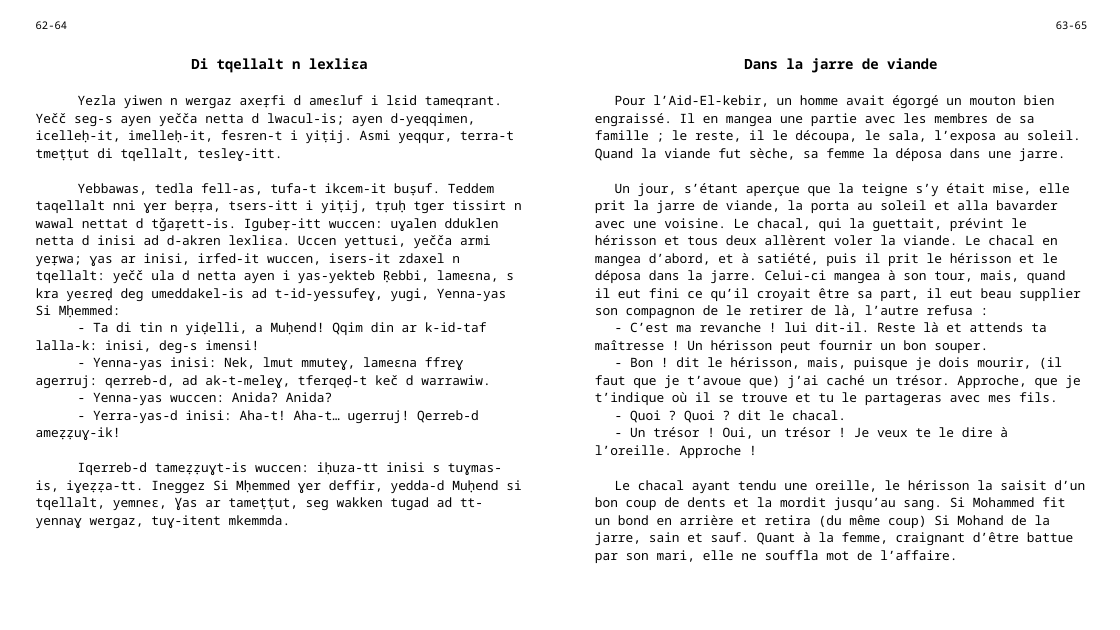
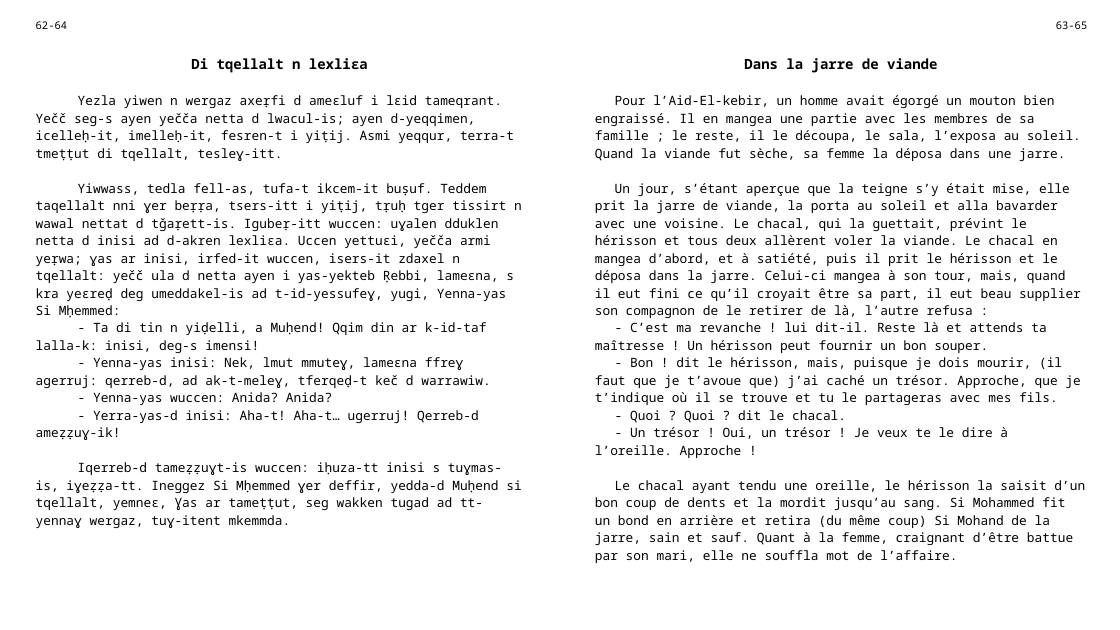
Before and after one commit to sferhah/tamacahut_n_wuccen, a slide deck: slide 24 of Uccen.ConsoleApp/uccen.pptx. Drawn at 1120x630 pixels with LibreOffice and Linux fonts; fonts in the diff are those of the drawing. Boxes give left, top, right and bottom in pixels: in the first picture for what was removed or moved away, otherwise in the second. Text is boxed around its words. In the diff, an @@ line names an element or a change of style, - is before the commit and + after.

```diff
--- a/Uccen.ConsoleApp/uccen.pptx
+++ b/Uccen.ConsoleApp/uccen.pptx
@@ table at <box>27,13,1096,607</box> @@
-row 3, column 1: Yezla yiwen n wergaz axeṛfi d ameɛluf i lɛid tameqrant. Yečč seg-s ayen yečča netta d lwacul-is; ayen d-yeqqimen, icelleḥ-it, imelleḥ-it, fesren-t i yiṭij. Asmi yeqqur, terra-t tmeṭṭut di tqellalt, tesleɣ-itt. / Yebbawas, tedla fell-as, tufa-t ikcem-it buṣuf. Teddem taqellalt nni ɣer beṛṛa, tsers-itt i yiṭij, tṛuḥ tger tissirt n wawal nettat d tǧaṛett-is. Igubeṛ-itt wuccen: uɣalen dduklen netta d inisi ad d-akren lexliɛa. Uccen yettuɛi, yečča armi yeṛwa; ɣas ar inisi, irfed-it wuccen, isers-it zdaxel n tqellalt: yečč ula d netta ayen i yas-yekteb Ṛebbi, lameɛna, s kra yeɛreḍ deg umeddakel-is ad t-id-yessufeɣ, yugi, Yenna-yas Si Mḥemmed: / - Ta di tin n yiḍelli, a Muḥend! Qqim din ar k-id-taf lalla-k: inisi, deg-s imensi! / - Yenna-yas inisi: Nek, lmut mmuteɣ, lameɛna ffreɣ agerruj: qerreb-d, ad ak-t-meleɣ, tferqeḍ-t keč d warrawiw. / - Yenna-yas wuccen: Anida? Anida? / - Yerra-yas-d inisi: Aha-t! Aha-t… ugerruj! Qerreb-d ameẓẓuɣ-ik! / Iqerreb-d tameẓẓuɣt-is wuccen: iḥuza-tt inisi s tuɣmas-is, iɣeẓẓa-tt. Ineggez Si Mḥemmed ɣer deffir, yedda-d Muḥend si tqellalt, yemneɛ, Ɣas ar tameṭṭut, seg wakken tugad ad tt-yennaɣ wergaz, tuɣ-itent mkemmda.
+row 3, column 1: Yezla yiwen n wergaz axeṛfi d ameɛluf i lɛid tameqrant. Yečč seg-s ayen yečča netta d lwacul-is; ayen d-yeqqimen, icelleḥ-it, imelleḥ-it, fesren-t i yiṭij. Asmi yeqqur, terra-t tmeṭṭut di tqellalt, tesleɣ-itt. / Yiwwass, tedla fell-as, tufa-t ikcem-it buṣuf. Teddem taqellalt nni ɣer beṛṛa, tsers-itt i yiṭij, tṛuḥ tger tissirt n wawal nettat d tǧaṛett-is. Igubeṛ-itt wuccen: uɣalen dduklen netta d inisi ad d-akren lexliɛa. Uccen yettuɛi, yečča armi yeṛwa; ɣas ar inisi, irfed-it wuccen, isers-it zdaxel n tqellalt: yečč ula d netta ayen i yas-yekteb Ṛebbi, lameɛna, s kra yeɛreḍ deg umeddakel-is ad t-id-yessufeɣ, yugi, Yenna-yas Si Mḥemmed: / - Ta di tin n yiḍelli, a Muḥend! Qqim din ar k-id-taf lalla-k: inisi, deg-s imensi! / - Yenna-yas inisi: Nek, lmut mmuteɣ, lameɛna ffreɣ agerruj: qerreb-d, ad ak-t-meleɣ, tferqeḍ-t keč d warrawiw. / - Yenna-yas wuccen: Anida? Anida? / - Yerra-yas-d inisi: Aha-t! Aha-t… ugerruj! Qerreb-d ameẓẓuɣ-ik! / Iqerreb-d tameẓẓuɣt-is wuccen: iḥuza-tt inisi s tuɣmas-is, iɣeẓẓa-tt. Ineggez Si Mḥemmed ɣer deffir, yedda-d Muḥend si tqellalt, yemneɛ, Ɣas ar tameṭṭut, seg wakken tugad ad tt-yennaɣ wergaz, tuɣ-itent mkemmda.
```
Also in this commit, not shown: 22 other slides changed, 1 other file.
